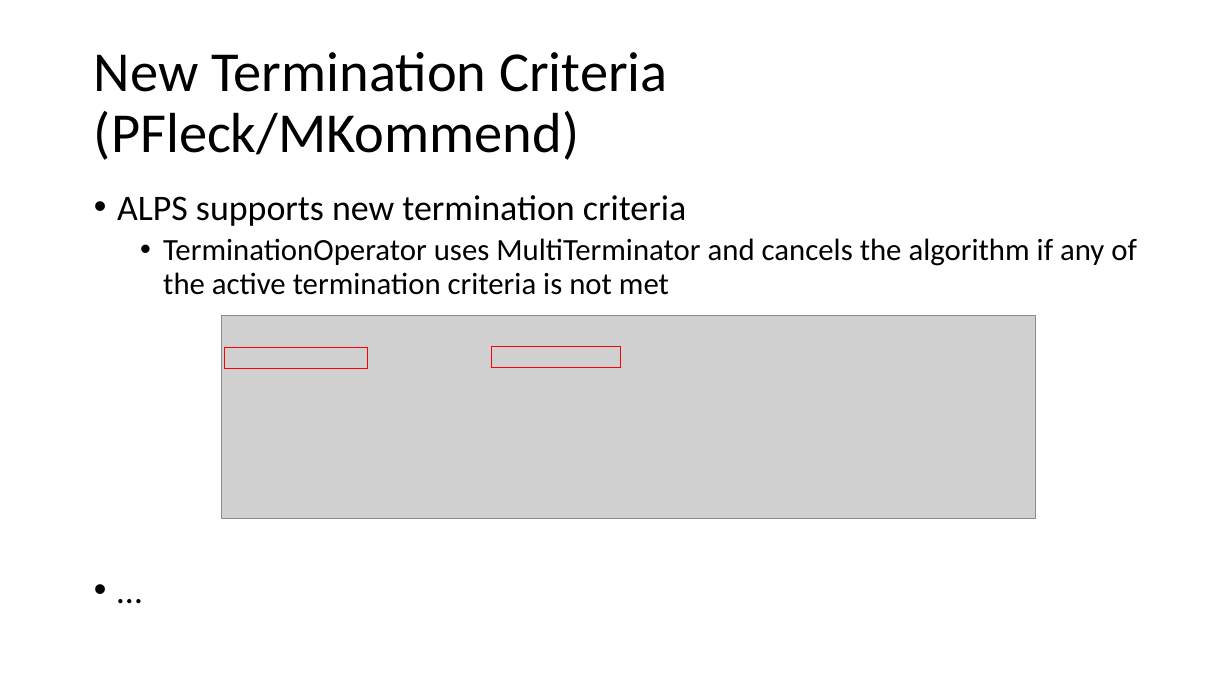
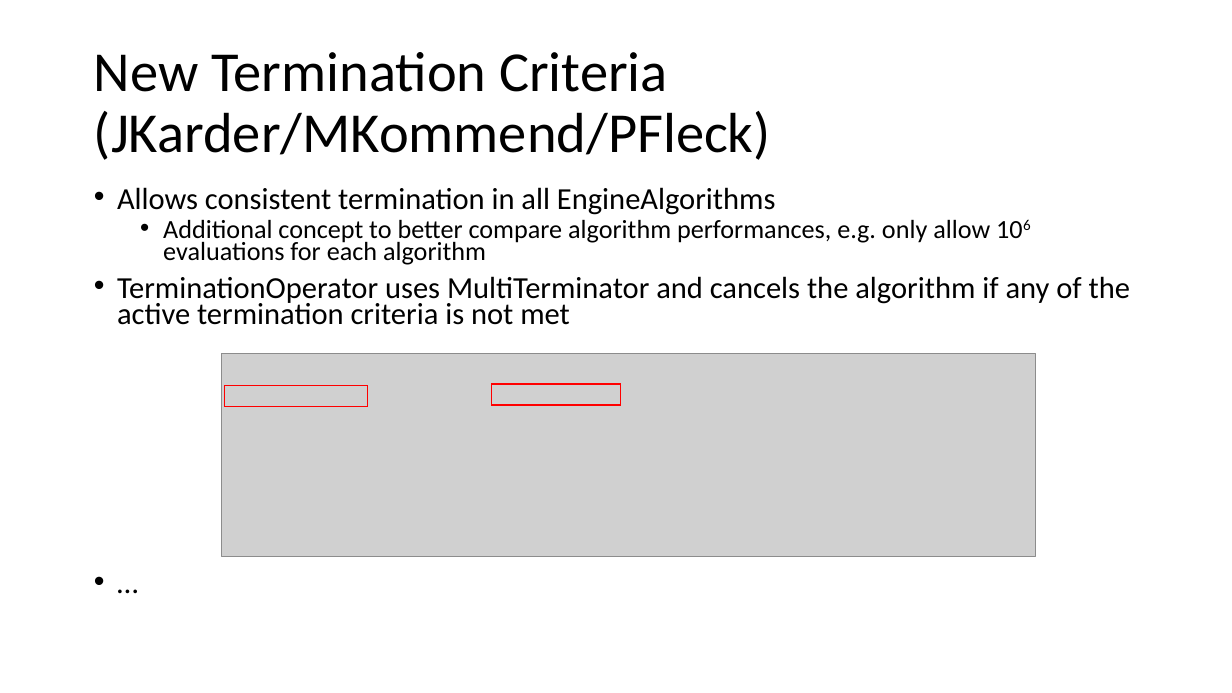
Before and after one commit to heal-research/HeuristicLab, a slide deck: slide 11 of documentation/HeuristicLab 4.0.pptx. Drawn at 1232x693 pixels with LibreOffice and Linux fonts; fonts in the diff are those of the drawing; grey boxes stand for pictures. Boxes give left, top, right and bottom in pixels: in the first picture for what was removed or moved away, otherwise in the second. Text is boxed around its words. In the diff, an @@ line names an element or a change of style, - is before the commit and + after.

```diff
--- a/documentation/HeuristicLab 4.0.pptx
+++ b/documentation/HeuristicLab 4.0.pptx
@@ title at (94, 52, 771, 160): text changed @@
-New Termination Criteria (PFleck/MKommend)
+New Termination Criteria (JKarder/MKommend/PFleck)
@@ text at (117, 187, 990, 265): text changed; size 28 to 20.4 pt @@
-• ALPS supports new termination criteria
+• Allows consistent termination in all EngineAlgorithms
+  • Additional concept to better compare algorithm performances, e.g. only allow 106 evaluations for each algorithm
@@ text at (117, 276, 1130, 325): size 24 to 23.8 pt in "TerminationOperator uses MultiTerminator and cancels the alg ..."; size 28 to 23.8 pt in "…"; list level 2 to 1 in "TerminationOperator uses MultiTerminator and cancels ..."; line spacing 0.9 to 0.7 @@
@@ 2 rectangles, 1 picture: place and size @@
-2 rectangles, 1 picture at (222, 316, 1035, 519)
+2 rectangles, 1 picture at (222, 353, 1035, 556)
```
Also in this commit, not shown: 2 other slides changed.
